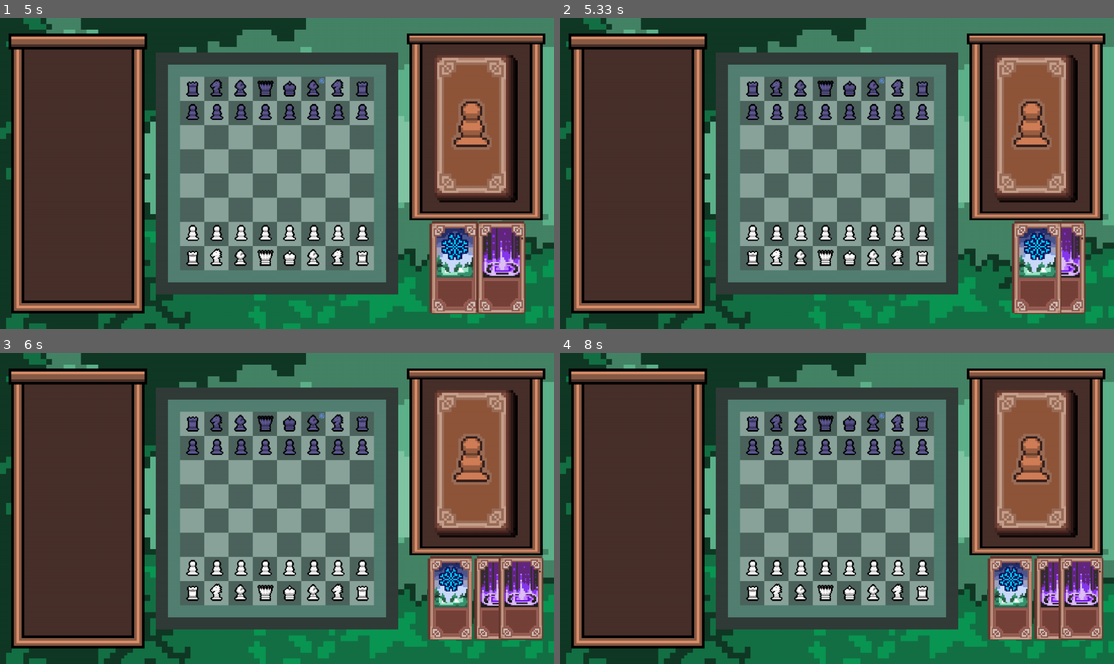
Above: before the commit, frames 1-4 (two rows, left to right).
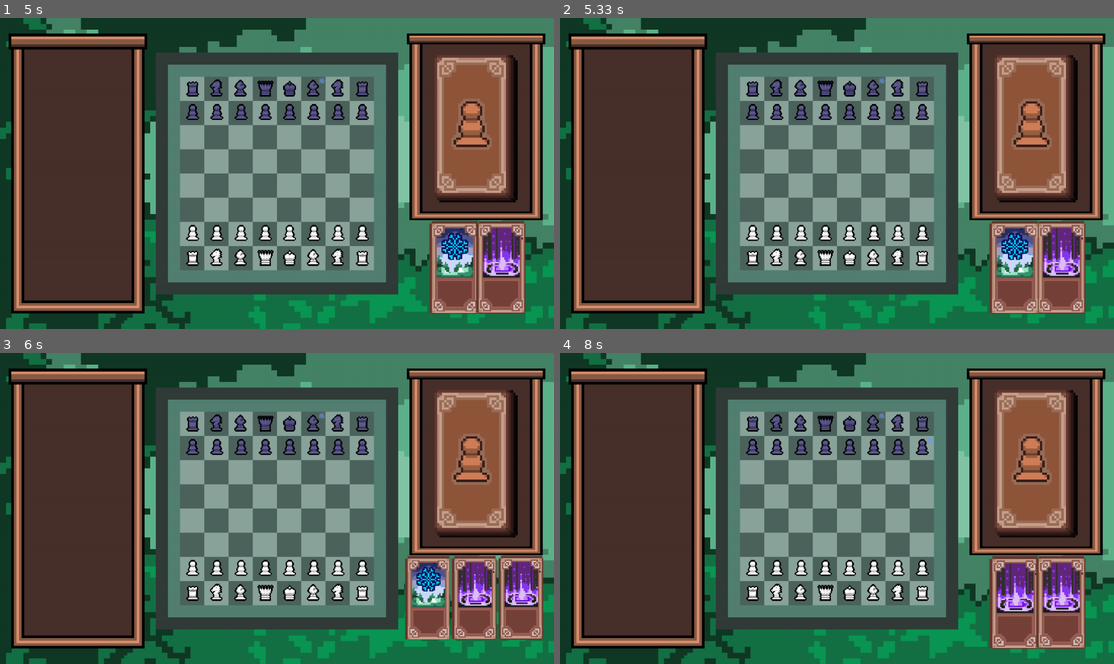
Above: after the commit, the same moments.

Repository: CorentinFinou/Projet-NSI-Chess
Game: pygame game, started from sources/programmes/app.py
The game is run twice, just before and just after one commit, with the same random seed, the same clock (stepped at 60 frames per second) and the same inputs.
Inputs (mouse positions are in pixels of both pictures, inside the frame that each line leads up to):
- Up to frame 1 (5 s): press the mouse at (476, 129) at 0.37 s; move the mouse to (382, 198) at 0.47 s; release the mouse at (293, 263) at 0.6 s; press the mouse at (476, 273) at 0.7 s; move the mouse to (398, 254) at 0.8 s; release the mouse at (315, 238) at 0.93 s; press the mouse at (476, 129) at 1.03 s; move the mouse to (421, 129) at 1.13 s; release the mouse at (365, 129) at 1.27 s; press the mouse at (476, 129) at 1.37 s; move the mouse to (371, 207) at 1.47 s; release the mouse at (265, 285) at 1.6 s; press the mouse at (426, 263) at 4.7 s; move the mouse to (371, 176) at 4.8 s; release the mouse at (310, 89) at 4.93 s
- Up to frame 2 (5.33 s): press the mouse at (1014, 266) at 5.03 s; move the mouse to (848, 170) at 5.13 s; release the mouse at (681, 70) at 5.27 s
- Up to frame 3 (6 s): press the mouse at (476, 464) at 5.37 s; move the mouse to (376, 427) at 5.47 s; release the mouse at (277, 393) at 5.6 s
- Up to frame 4 (8 s): press the mouse at (986, 598) at 7.7 s; move the mouse to (947, 527) at 7.8 s; release the mouse at (909, 455) at 7.93 s

Frame 1 is identical in both runs. In frame 2, 3.2% of the frame differs, in the area x 77-91%, y 65-96%; in frame 3, 3.7%; in frame 4, 5.1%, in the area x 66-99%, y 27-96%.

Commit message:
gestion du deck terminée

Diff:
--- a/sources/programmes/jeu.py
+++ b/sources/programmes/jeu.py
@@ -396,6 +396,7 @@
                 self.sprite.imageInitiale = None
                 self.type = type
                 self.position = None
+                self.positions = []
                 self.origin = None
                 self.groupe = groupe
                 self.selectionnee = False
@@ -467,24 +468,23 @@
             if self.rect.collidepoint(pos):
                 return True
 
-    def ajouterCarte(cartes,spritesCartesGroup,positionCartes):
+    def ajouterCarte(cartes,spritesCartesGroup,type = None):
         if len(cartes)<=2:
-            carteTest = carte(1,'gel'if len(cartes)%2==1 else 'invocation', spritesCartesGroup)
+            if not type:
+                carteTest = carte(1,'gel'if len(cartes)%2==1 else 'invocation', spritesCartesGroup)
+            else:
+                carteTest = carte(1,type, spritesCartesGroup)
             cartes.append(carteTest)
             carteTest.definirSprite()
             carteTest.affichage()
-            centrerCartes(cartes,spritesCartesGroup,positionCartes)
-
-
-    def centrerCartes(cartes,spritesCartesGroup,positionCartes,varitationCartesPositive = True, carteRetirée = None):
+            centrerCartes(cartes,spritesCartesGroup)
+
+
+    def centrerCartes(cartes,spritesCartesGroup,varitationCartesPositive = True, carteRetirée = None):
         if varitationCartesPositive:
-            print(f'initial : cartes : {(cartes)}    pos : {(positionCartes)}')
             for i in range(len(cartes)):
                 c = cartes[i]
-                if not c.position in positionCartes:
-                    positionCartes.append(c.position)
-                else:
-                    positionCartes.remove(c.position)
+                c.positions.append(c.position)
                 spritesCartesGroup.remove(c.sprite)
                 c.sprite.image = pygame.transform.scale(c.sprite.image, (c.sprite.imageInitiale.get_width()*0.90**(len(cartes)-1),c.sprite.imageInitiale.get_height()*0.90**(len(cartes)-1)))
                 if len(cartes) == 1:
@@ -500,19 +500,30 @@
                 c.sprite.rect = c.sprite.image.get_rect()
                 c.affichage()
         else:
-            print(' ')
-            cartes.remove(carteRetirée)
-            for i in range(len(cartes)):
-                c = cartes[i]
-                if c == carteRetirée:
-                    pass
-                else:
-                    spritesCartesGroup.remove(c.sprite)
-                    c.sprite.image = pygame.transform.scale(c.sprite.image, (c.sprite.image.get_width()/0.90,c.sprite.image.get_height()/0.90))
-                    c.position = positionCartes[i]
-                    c.sprite.rect = c.sprite.image.get_rect()
-                    c.affichage()
-            positionCartes = []
+            decalage = False
+            if len(cartes) == 2:
+                cartes.remove(carteRetirée)
+                type = cartes[0].avoirType()
+                cartes[0].sprite.kill()
+                cartes.remove(cartes[0])
+                ajouterCarte(cartes,spritesCartesGroup,type)
+            else:
+                for i in range(len(cartes)):
+                    c = cartes[i]
+                    if c == carteRetirée:
+                        decalage = True
+                    else:
+                        spritesCartesGroup.remove(c.sprite)
+                        c.sprite.image = pygame.transform.scale(c.sprite.image, (c.sprite.image.get_width()/0.90,c.sprite.image.get_height()/0.90))
+                        if not decalage :
+                            c.origin = c.positions[len(c.positions)-1]
+                        else:
+                            carteDec = cartes[i-1]
+                            c.origin = carteDec.positions[len(carteDec.positions)-1]
+                        c.position = c.origin
+                        c.sprite.rect = c.sprite.image.get_rect()
+                        c.affichage()
+                cartes.remove(carteRetirée)
 
 
     def effectuerMouvement(piece,xDest,yDest,groupe, joueur = 'blanc',mat = False, coupPrécédentEffectué = True):
@@ -561,7 +572,6 @@
         spritesEffetsGroup = pygame.sprite.Group()
         cartes = []
         cartesJouées = []
-        positionCartes = []
         boutonCartes = Bouton(imageShop, imageShop.get_width()/2-imageBoutonCartes.get_width()/2, 50, imageBoutonCartes, ajouterCarte)
         carteActuelle = None
         joueur = 'blanc'
@@ -593,7 +603,7 @@
                     if event.button == 1 :
                         pos = pygame.mouse.get_pos()
                         if boutonCartes.verifier_clic((pos[0]-((fenetrePrincipale.get_size()[0]-imageShop.get_size()[0]-20)),pos[1]-((fenetrePrincipale.get_size()[1]*0.10)//2))) == True:
-                            boutonCartes.action(cartes,spritesCartesGroup,positionCartes)
+                            boutonCartes.action(cartes,spritesCartesGroup)
                         for e in cartes:
                             if e.sprite.rect.collidepoint(pos):
                                 carteActuelle = e
@@ -610,7 +620,7 @@
                             carteActuelle.verifierAction(joueur,spritesEffetsGroup)
                             if carteActuelle.jouee == True:
                                 cartesJouées.append(carteActuelle)
-                                centrerCartes(cartes,spritesCartesGroup,positionCartes,False,carteActuelle)
+                                centrerCartes(cartes,spritesCartesGroup,False,carteActuelle)
                                 carteActuelle = None
             if mat == True:
                 garderOuvert = False
